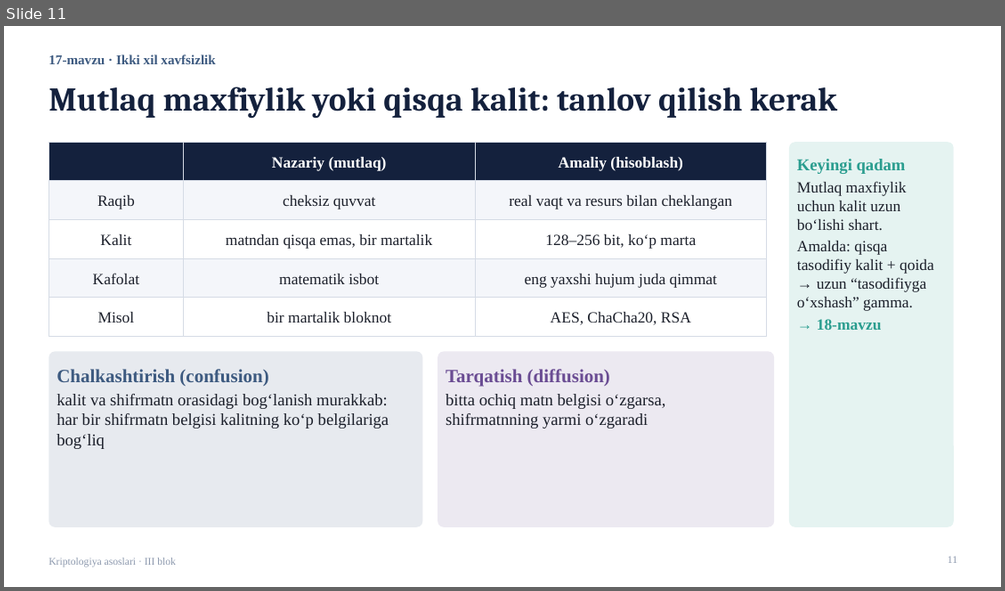
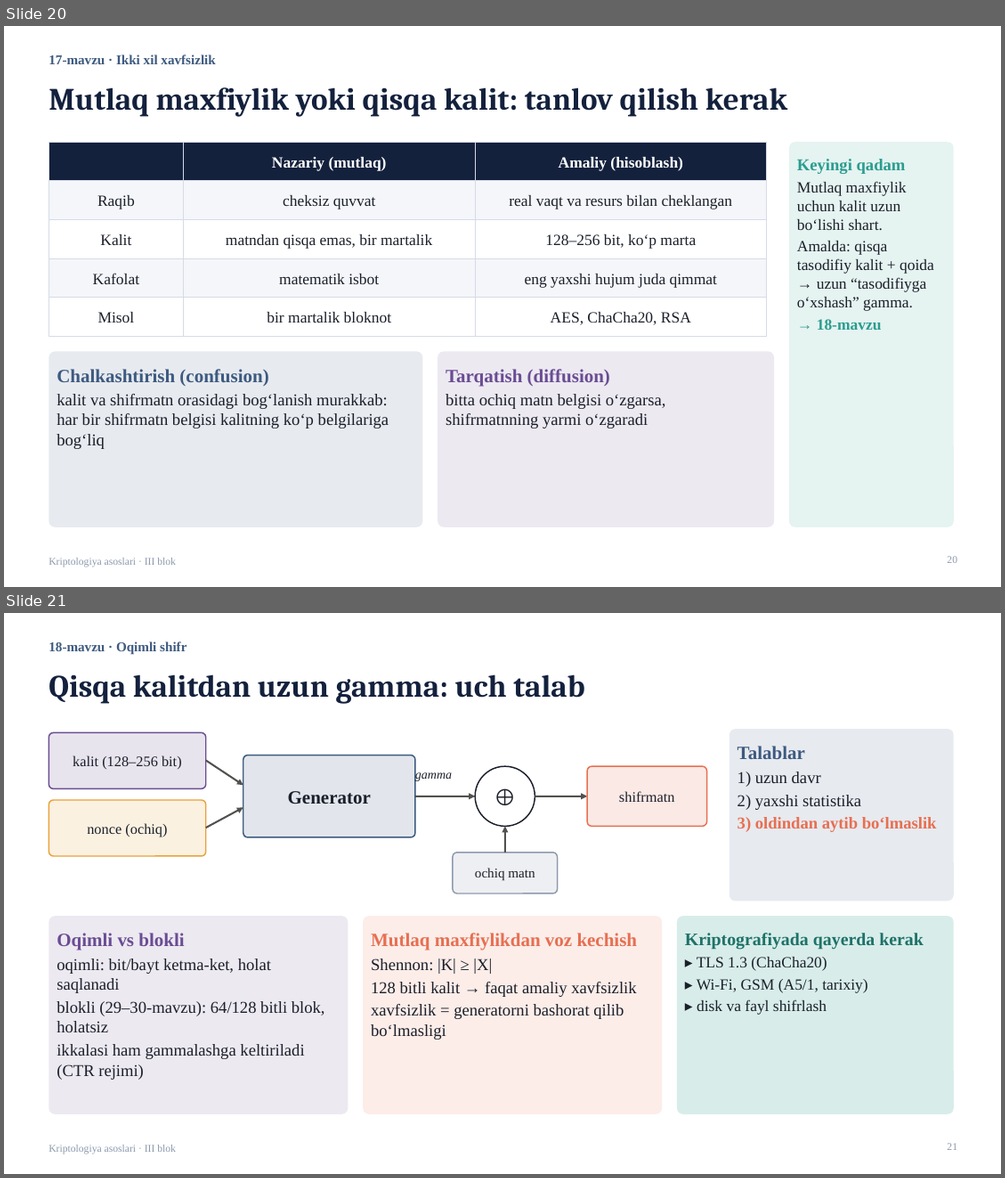
Before and after one commit to qwerty291996/Cryptology_Olympiad, a slide deck: 2026-yil tayyorgarlik/3-blok/Kriptologiya_III_blok_taqdimot.pptx. Shown one above the other, each under a label of ours: slide 11 before the commit, slides 20 and 21 after it. The pictures are 1005x591 and 1005x1178 pixels, drawn with LibreOffice and Linux fonts; fonts in the diff are those of the drawing. Boxes give left, top, right and bottom in pixels: in the first picture for what was removed or moved away, otherwise in the second. Text is boxed around its words. In the diff, an @@ line names an element or a change of style, - is before the commit and + after.

```diff
--- a/2026-yil tayyorgarlik/3-blok/Kriptologiya_III_blok_taqdimot.pptx
+++ b/2026-yil tayyorgarlik/3-blok/Kriptologiya_III_blok_taqdimot.pptx
@@ slide 21 added at box(4, 613, 1001, 1174), background #FFFFFF; not listed: 1 template element that a slide beside it also shows @@
@@ text added at box(48, 641, 186, 655), 13 pt, text #3D5A80, bold @@
+18-mavzu · Oqimli shifr
@@ title added at box(48, 674, 584, 703), 30 pt, text #14213D, bold @@
+Qisqa kalitdan uzun gamma: uch talab
@@ rounded rectangle added at box(48, 732, 206, 788), fill #6A4C93 at 15% opacity, outline #6A4C93 1.25 pt, 14 pt, text #1B1F2A @@
+kalit (128–256 bit)
@@ rounded rectangle added at box(729, 729, 954, 900), fill #3D5A80 at 12% opacity, 16 pt, text #1B1F2A, bold @@
+Talablar
+1) uzun davr
+2) yaxshi statistika
+3) oldindan aytib bo‘lmaslik
@@ arrow added from (206, 761) to (243, 785), #52514E 1.75 pt @@
@@ rounded rectangle added at box(243, 755, 415, 837), fill #3D5A80 at 15% opacity, outline #3D5A80 1.25 pt, 18 pt, text #1B1F2A, bold @@
+Generator
@@ text added at box(415, 769, 452, 781), 12 pt, text #1B1F2A, italic @@
+gamma
@@ ellipse added at box(475, 766, 535, 826), outline #1B1F2A 1.25 pt, 22 pt, text #1B1F2A, bold @@
+⊕
@@ rounded rectangle added at box(587, 766, 707, 826), fill #E76F51 at 15% opacity, outline #E76F51 1.25 pt, 14 pt, text #1B1F2A @@
+shifrmatn
@@ arrow added from (415, 796) to (475, 796), #52514E 1.75 pt @@
@@ arrow added from (535, 796) to (587, 796), #52514E 1.75 pt @@
@@ rounded rectangle added at box(48, 800, 206, 856), fill #E9A23B at 15% opacity, outline #E9A23B 1.25 pt, 14 pt, text #1B1F2A @@
+nonce (ochiq)
@@ arrow added from (206, 827) to (243, 807), #52514E 1.75 pt @@
@@ arrow added from (505, 852) to (505, 826), #52514E 1.75 pt @@
@@ rounded rectangle added at box(453, 852, 558, 893), fill #8D99AE at 15% opacity, outline #8D99AE 1.25 pt, 13 pt, text #1B1F2A @@
+ochiq matn
@@ rounded rectangle added at box(48, 916, 348, 1114), fill #6A4C93 at 12% opacity, 16 pt, text #1B1F2A @@
+Oqimli vs blokli
+oqimli: bit/bayt ketma-ket, holat saqlanadi
+blokli (29–30-mavzu): 64/128 bitli blok, holatsiz
+ikkalasi ham gammalashga keltiriladi (CTR rejimi)
@@ rounded rectangle added at box(363, 916, 662, 1114), fill #E76F51 at 12% opacity, 16 pt, text #1B1F2A @@
+Mutlaq maxfiylikdan voz kechish
+Shennon: |K| ≥ |X|
+128 bitli kalit → faqat amaliy xavfsizlik
+xavfsizlik = generatorni bashorat qilib bo‘lmasligi
@@ rounded rectangle added at box(677, 916, 954, 1114), fill #2A9D8F at 18% opacity, 15 pt, text #1B1F2A @@
+Kriptografiyada qayerda kerak
+▸ TLS 1.3 (ChaCha20)
+▸ Wi-Fi, GSM (A5/1, tarixiy)
+▸ disk va fayl shifrlash
@@ page number added at box(947, 1143, 957, 1150), 10 pt, text #8D99AE @@
+21
@@ what was slide 11 is now slide 20 @@
@@ slide 20 changed as well @@
@@ title "Mutlaq maxfiylik yoki qisqa kalit: ..." at box(48, 87, 787, 116): size 32 to 30 pt @@
@@ page number at box(947, 556, 957, 563): text changed @@
-11
+20
```
Also in this commit, not shown: 10 other slides changed, 34 other slides added, 6 slides removed, 6 other files.
